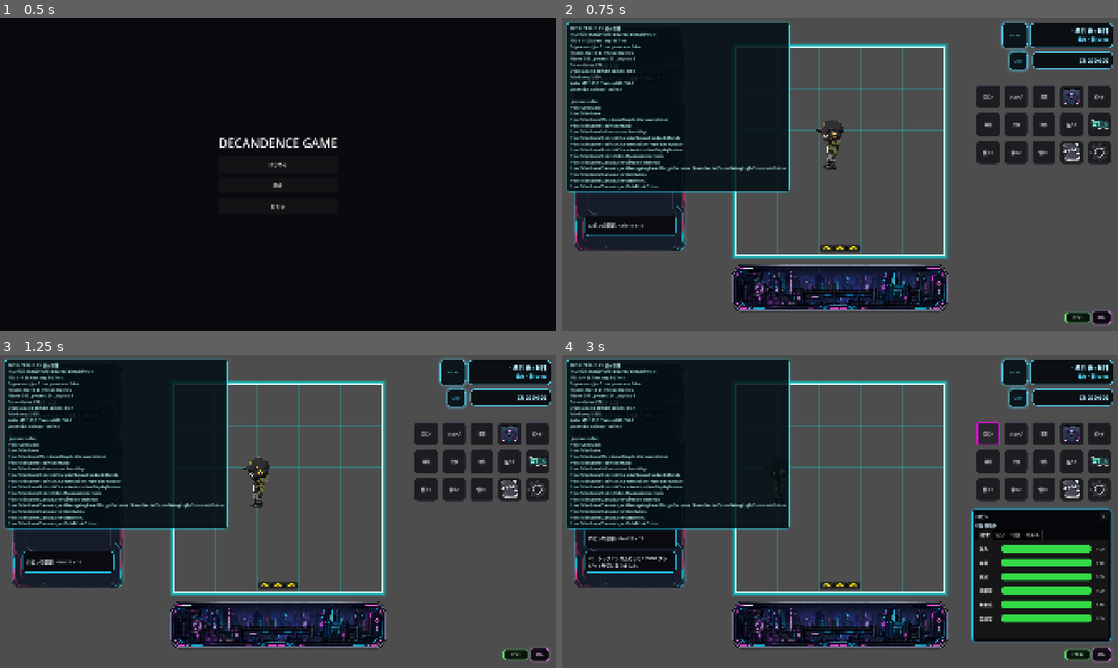
Above: before the commit, frames 1-4 (two rows, left to right).
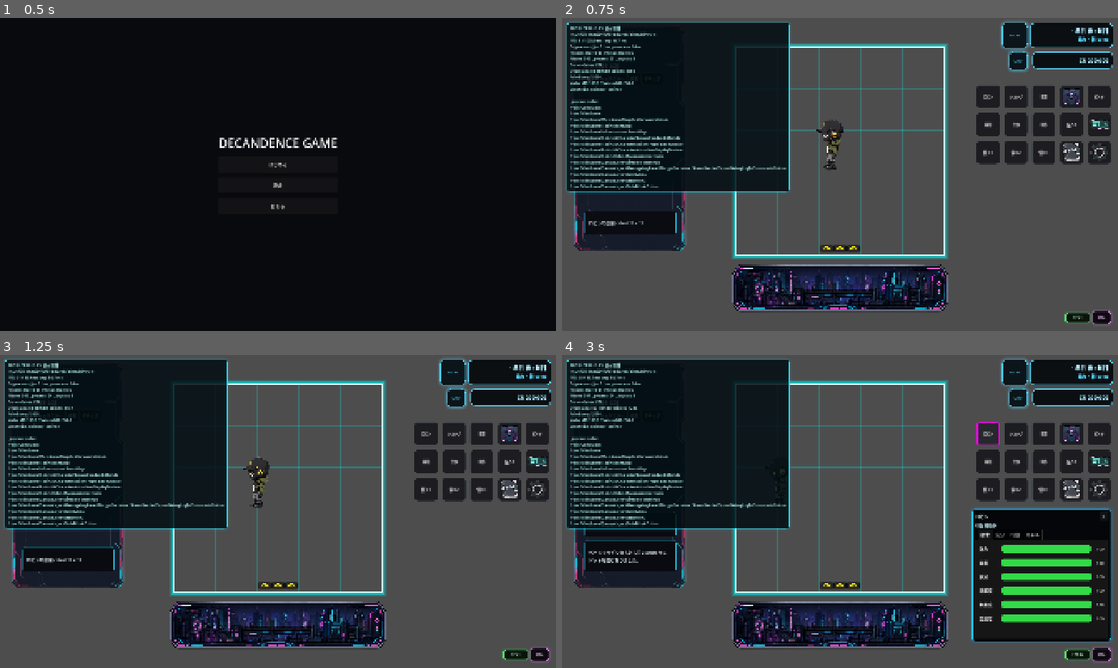
Above: after the commit, the same moments.

Repository: grimoire1089-coder/optimistic
Game: Godot game, scene res://Scenes/Boot/TitleScene.tscn
Same seed, same stepped clock (60 frames per second), same inputs: the game is played once before the commit and once after it. Sound files missing from this copy of the repository are replaced by a short silence.
Inputs:
- Up to frame 1 (0.5 s): no input
- Up to frame 2 (0.75 s): click "はじめる" at 0.5 s
- Up to frame 3 (1.25 s): no input
- Up to frame 4 (3 s): click "BGM" at 1.25 s; click "OFF" at 2 s; click "ロビン" at 2.75 s

Frame 1 is identical in both runs. In frame 2, 0.3% of the frame differs, in the area x 3-21%, y 61-70%; in frame 3, 0.5%; in frame 4, 0.9%, in the area x 3-21%, y 16-70%.

Commit message:
Make message log card height estimation safer

Diff:
--- a/Scripts/UI/HUD/MessageLogPanel.gd
+++ b/Scripts/UI/HUD/MessageLogPanel.gd
@@ -17,11 +17,11 @@
 ## 旧設定との互換用。デバッグログはコード側で常に無音にする。
 @export var play_notice_sfx_for_debug: bool = false
 @export_range(0.0, 10.0, 0.1) var queued_message_delay_seconds: float = 2.0
-@export var card_height: float = 72.0
+@export var card_height: float = 86.0
 @export var card_horizontal_inset: float = 4.0
-@export_range(8, 64, 1) var card_estimated_chars_per_line: int = 22
-@export var card_estimated_line_height: float = 21.0
-@export var card_estimated_vertical_padding: float = 30.0
+@export_range(8, 64, 1) var card_estimated_chars_per_line: int = 15
+@export var card_estimated_line_height: float = 23.0
+@export var card_estimated_vertical_padding: float = 42.0
 @export var card_enter_offset_y: float = 18.0
 @export var card_enter_duration: float = 0.22
 @export var card_background_color: Color = Color(0.035, 0.04, 0.06, 0.96)
